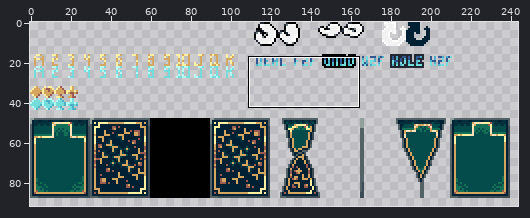
Sprite sheet: assets/sprites.png. Above: a wide view before the commit, with the close-up outlined.
Close-up. As it was:
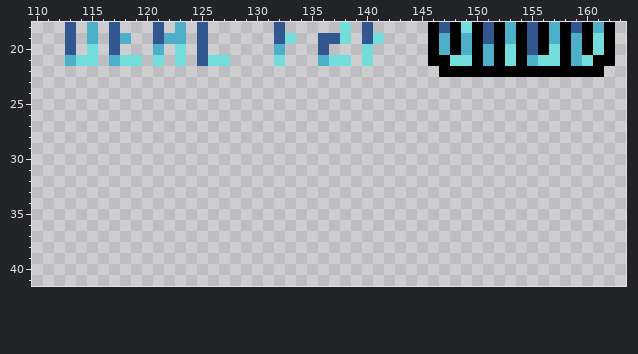
The file is 512x512 pixels. Shown: x 110..163, y 18..41. The wide view leaves out empty margins.
Now the later version:
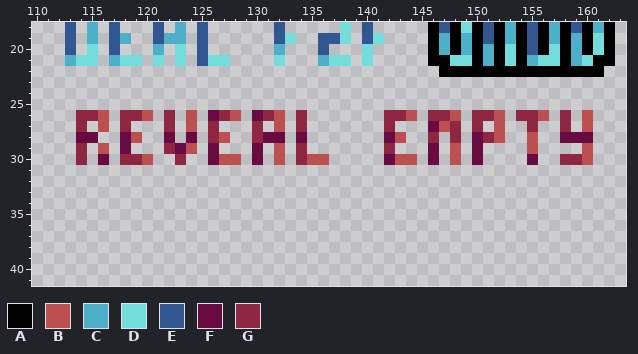
Palette (. is transparent): A #000000  B #bc5050  C #4db0c8  D #73dddc  E #325690  F #690a40  G #8f2742
The edit:
There is now colour B in row 26 at x 116, 120, 124, 128, 132, 144, 148, 152, 156 and 160; in row 27 at x 116, 124, 132, 147, 152 and 160; in row 28 at x 119, 127, 143, 152 and 155; in row 29 at x 116, 124, 132, 148, 155 and 160; in row 30 at x 120, 127 to 128, 132, 135 to 136, 143 to 144, 148 and 160.
There is now colour F in row 26 at x 126 and 130; in row 27 at x 146; in row 28 at x 114 to 115, 118, 122, 124, 131 to 132, 134, 142, 150 and 158 to 160; in row 29 at x 118, 123, 126, 130, 146 and 150; in row 30 at x 116, 126, 130, 142, 146, 150 and 155.
There is now colour G in row 26 at x 114 to 115, 118 to 119, 122, 127, 131, 134, 142 to 143, 146 to 147, 150 to 151, 154 to 155 and 158; in row 27 at x 114, 118, 122, 126, 130, 134, 142, 148, 150, 155 and 158; in row 28 at x 126, 130, 146, 148 and 151; in row 29 at x 114, 122, 134 and 142; in row 30 at x 114, 118 to 119, 123, 134 and 158 to 159.
Changed places in both close-ups, as pixel boxes (x1, y1, x2, y2):
added: (76, 110, 329, 165)
added: (384, 110, 593, 165)
